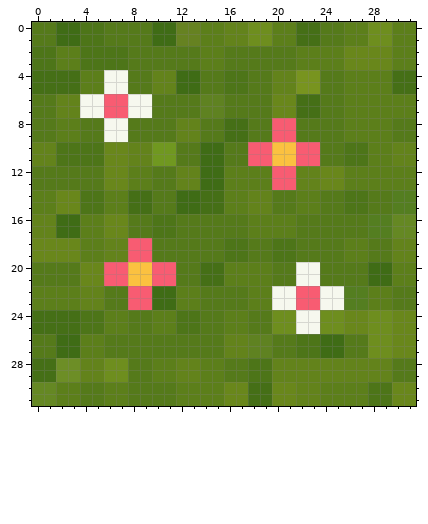
File history of a pixel-art sprite, public/assets/textures/blocks/grass/grass_variation.png. The first picture shows the starting point.
The file is 32x32 pixels. Colours within 5 levels of each other are drawn and written as one.
After:
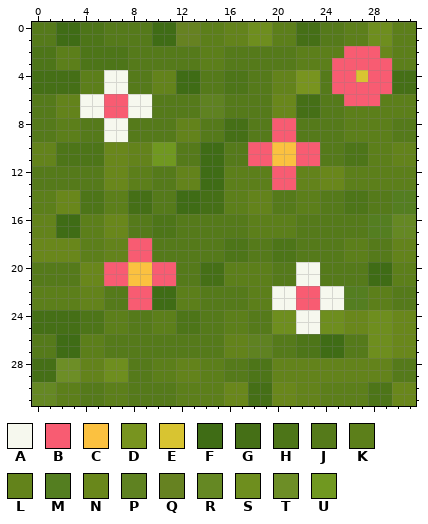
Palette (. is transparent): A #f6f8ee  B #f85c72  C #fbc140  D #78941f  E #d8c431  F #3f6c15  G #456f16  H #4d7518  J #557a1a  K #5c7f1a  L #63831b  M #547e20  N #69871b  P #5f8221  Q #668221  R #658823  S #6e8e1e  T #6d8e26  U #709820
The author wrote: 🍁 feat: multiseason leaves variation
Edits made:
y 2: x 26..28 NNN -> BBB
y 3: x 25..29 KNNNN -> BBBBB
y 4: x 25..29 JKKKK -> BBEBB
y 5: x 25..29 JKKKK -> BBBBB
y 6: x 26..28 KKK -> BBB
Where, in picture pixels (left, top, right, bottom), the same in both pictures:
changed: (332, 46, 392, 106)
